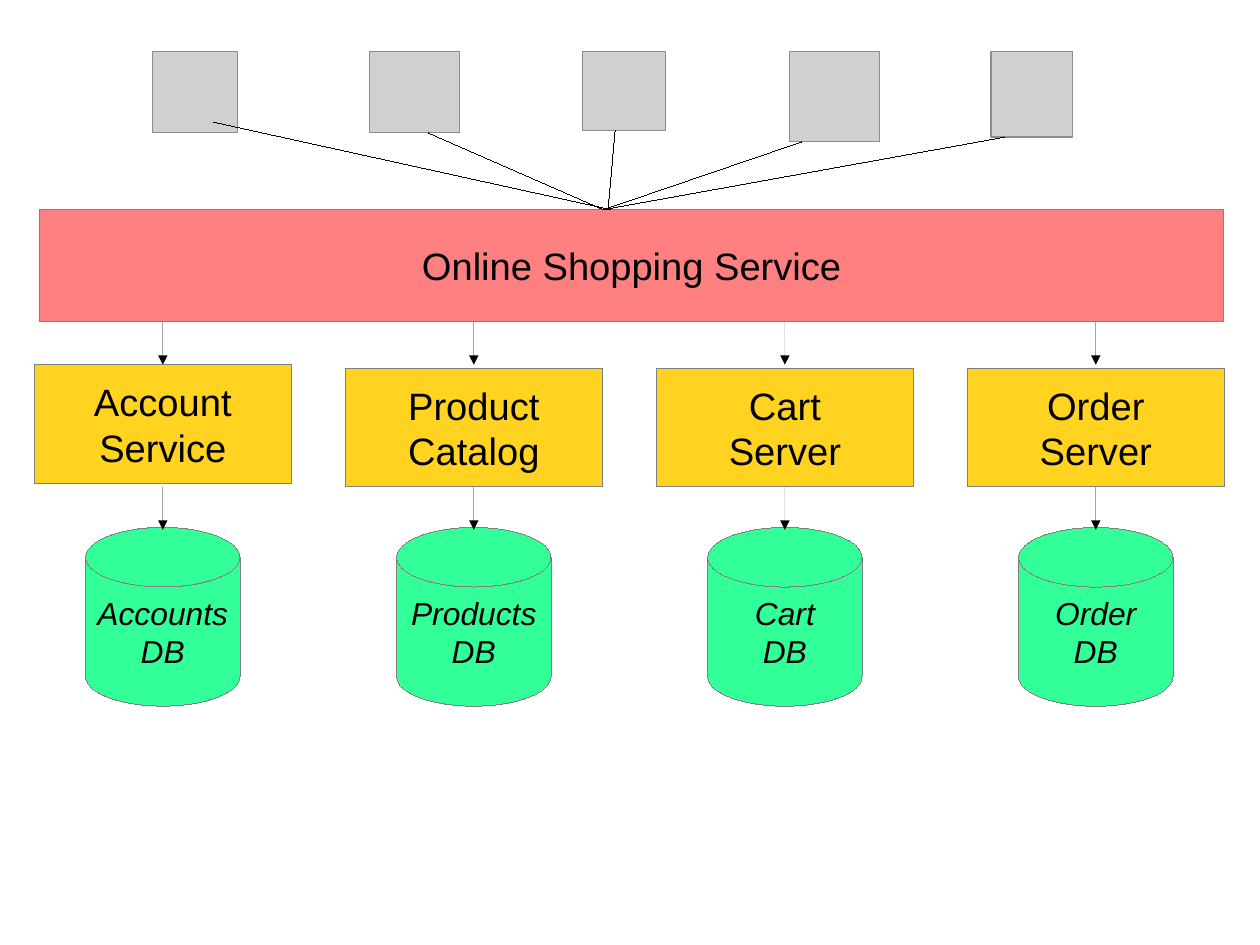
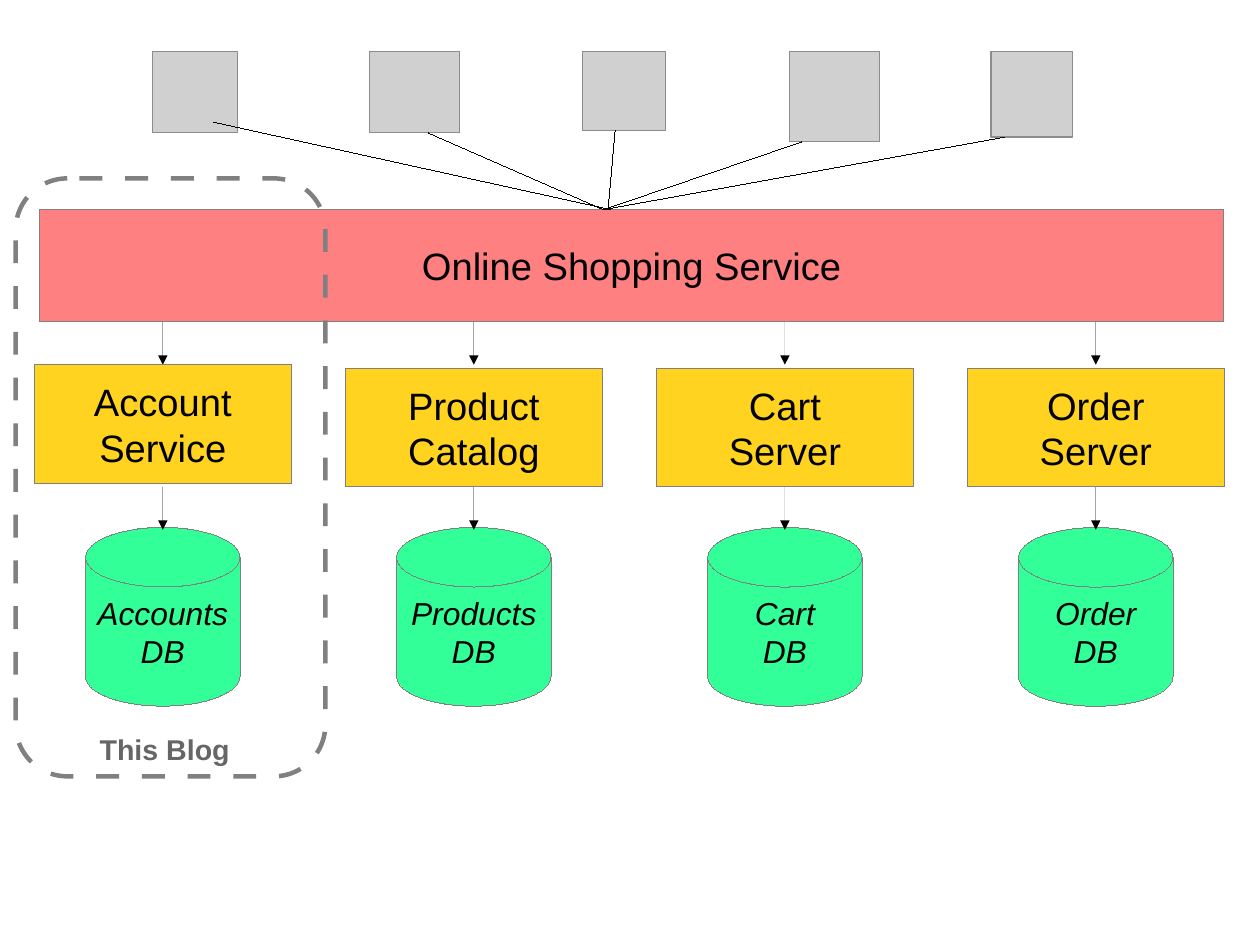
Before and after one commit to paulc4/microservices-demo, a slide deck: slide 1 of system.odp. Drawn at 1260x945 pixels with LibreOffice and Linux fonts; fonts in the diff are those of the drawing; grey boxes stand for pictures. Boxes give left, top, right and bottom in pixels: in the first picture for what was removed or moved away, otherwise in the second. Text is boxed around its words. In the diff, an @@ line names an element or a change of style, - is before the commit and + after.

```diff
--- a/system.odp
+++ b/system.odp
@@ freeform shape added at bbox=[16, 178, 326, 776], outline #808080 2.83 pt @@
@@ text added at bbox=[100, 739, 229, 766], 18 pt, text #666666, bold @@
+This Blog
```
Also in this commit, not shown: 1 other file.
